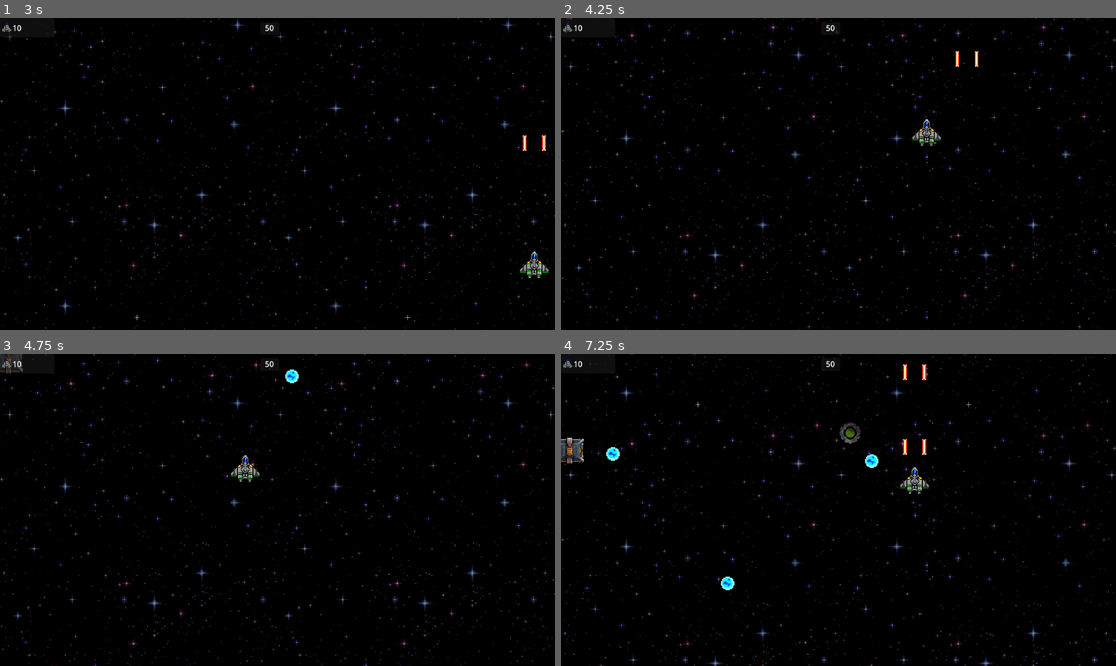
Above: before the commit, frames 1-4 (two rows, left to right).
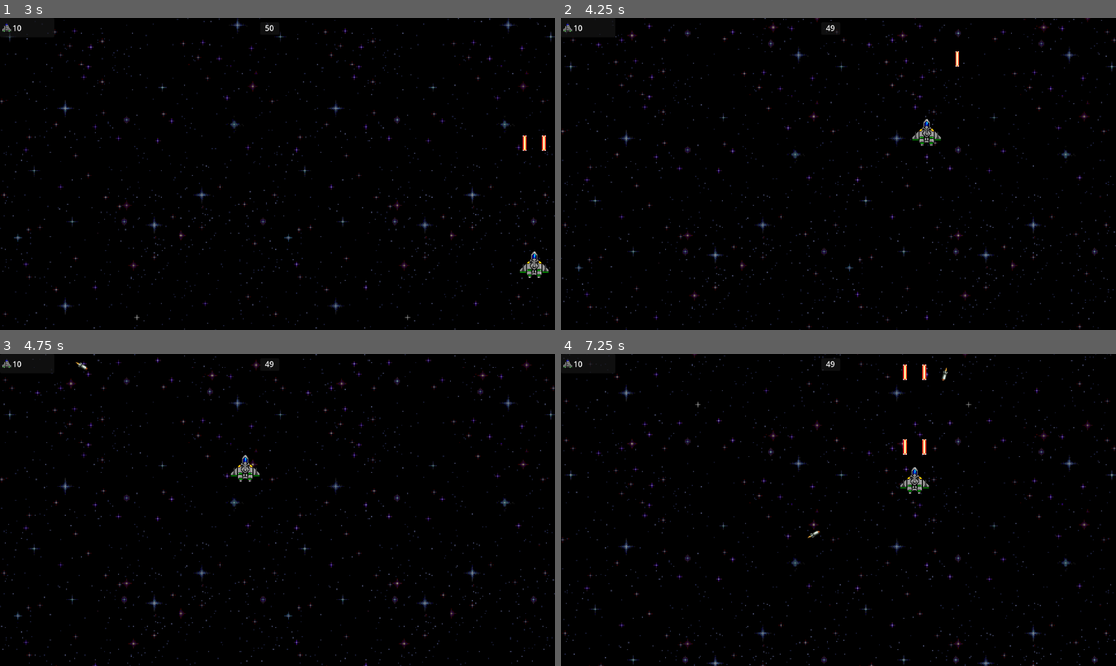
Above: after the commit, the same moments.

Repository: grammidin4eg/StartVoid
Game: Godot game, scene res://scenes/main/main.tscn
Same seed, same stepped clock (60 frames per second), same inputs: the game is played once before the commit and once after it. Sound files missing from this copy of the repository are replaced by a short silence.
Inputs:
- Up to frame 1 (3 s): hold D (right) 0.53-1.28 s; hold Space (fire) 0.53-1.28 s; hold S (down) 1.28-2.03 s; tap Space (fire) at 1.35, 2.85 s; hold D (right) 2.03-2.78 s; hold Space (fire) 2.03-2.78 s; hold W (up) from 2.78 s (still down)
- Up to frame 2 (4.25 s): release W (up) at 3.53 s; hold A (left) from 3.53 s (still down); hold Space (fire) from 3.53 s (still down)
- Up to frame 3 (4.75 s): keep holding A (left); release Space (fire) at 4.28 s; tap Space (fire) at 4.35 s
- Up to frame 4 (7.25 s): release A (left) at 5.03 s; hold S (down) 5.03-5.78 s; hold Space (fire) 5.03-5.78 s; hold D (right) 5.78-6.53 s; tap Space (fire) at 5.85 s; hold W (up) from 6.53 s (still down); hold Space (fire) from 6.53 s (still down)

Frame 1 is identical in both runs. In frame 2, less than 0.1% of the frame differs, in the area x 1-76%, y 0-16%; in frame 3, 0.3%; in frame 4, 0.8%, in the area x 0-70%, y 2-76%.

Commit message:
ufo торпеда

Diff:
--- a/scenes/main/spawn_timer.gd
+++ b/scenes/main/spawn_timer.gd
@@ -3,7 +3,8 @@
 const AIM = [
 	preload("res://scenes/ufo/ufo.tscn"),
 	preload("res://scenes/ufo/big_ufo.tscn"),
-	preload("res://scenes/ufo/asteroid.tscn")
+	preload("res://scenes/ufo/asteroid.tscn"),
+	preload("res://scenes/ufo/torpeda.tscn")
 	]
 
 signal on_aim_destroy
--- /dev/null
+++ b/scenes/ufo/torpeda.tscn
@@ -0,0 +1,22 @@
+[gd_scene load_steps=4 format=3 uid="uid://boywsnvh8oxgn"]
+
+[ext_resource type="PackedScene" uid="uid://dg5huet1dns14" path="res://scenes/ufo/ufo.tscn" id="1_05kjj"]
+[ext_resource type="Texture2D" uid="uid://c25b8de47ypy4" path="res://images/ufo_4.png" id="2_5n732"]
+
+[sub_resource type="RectangleShape2D" id="RectangleShape2D_lh663"]
+size = Vector2(29, 10)
+
+[node name="Torpeda" instance=ExtResource("1_05kjj")]
+ANGULAR_SPEED = 0.0
+type = 1
+
+[node name="Sprite2D" parent="." index="0"]
+rotation = -1.5708
+texture = ExtResource("2_5n732")
+
+[node name="CollisionShape2D" parent="." index="1"]
+position = Vector2(0.5, 0)
+shape = SubResource("RectangleShape2D_lh663")
+
+[node name="Timer" parent="." index="2"]
+autostart = false
--- a/scenes/ufo/ufo.gd
+++ b/scenes/ufo/ufo.gd
@@ -23,6 +23,8 @@
 		if player and player.is_visible:
 			var direction = global_position.direction_to(player.global_position)
 			velocity = direction * SPEED * 3
+			if ANGULAR_SPEED == 0:
+				look_at(player.global_position)
 	move_and_slide()
 
 func cross_middle():
Not shown, added: images/bonus_boom.png.import
Binary file added: images/ufo_4.png
Not shown, added: images/ufo_4.png.import
